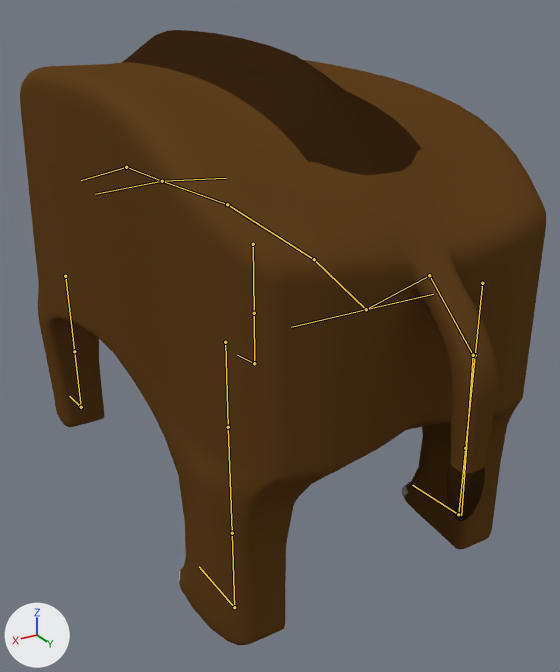
Two versions of the Blender file Assets/Resources/Models/Mobs/Boar/Boar.blend, one commit apart.
One viewpoint serves both versions: a 50 mm camera at (5.09, 10.17, 3.41) aimed at (-0.86, 0.25, -1.55). The axes (+X, +Y, +Z) are drawn at lower left. The lights are the same throughout. Both versions are drawn at frame 110 of the action 'Armature.002Action'; the numbers are the values there. The bones that bend it are drawn over the model as lines.
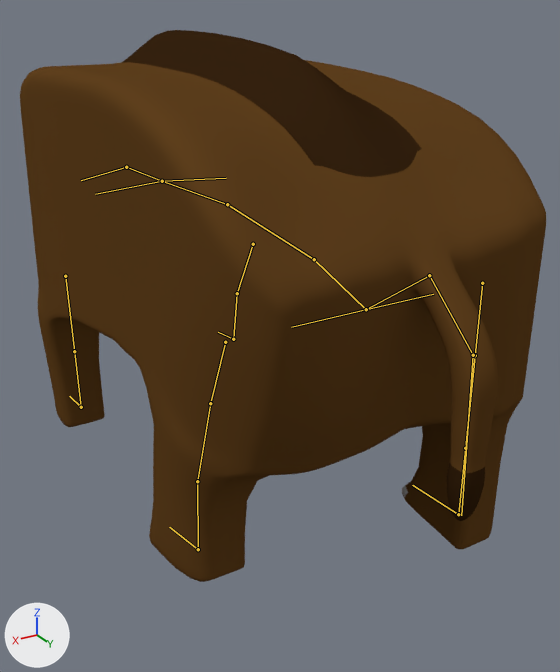
Location of each change, [x1, y1, x2, y2] in pixels of the pictures (560 x 672 px):
'Cube', posed (10% shorter): before [20, 30, 546, 645]; after [20, 30, 546, 582]
bone 'Bone.patte_arriere_haut_droit', root to tip: before (225, 342) to (228, 427); after (225, 342) to (210, 403)
bone 'Bone_patte_arriere_millieu_droit', root to tip: before (228, 427) to (232, 533); after (210, 403) to (197, 481)
bone 'Bone_patte_arriere_bas_droit', root to tip: before (232, 533) to (234, 607); after (197, 481) to (198, 549)
bone 'Bone_patte_arriere_pied_droit', root to tip: before (234, 607) to (199, 566); after (198, 549) to (169, 527)
bone 'Bone_patte_avant_millieu_gauche', root to tip: before (253, 244) to (254, 313); after (253, 244) to (237, 293)
bone 'Bone_patte_avant_bas_gauche', root to tip: before (254, 313) to (254, 363); after (237, 293) to (233, 339)
bone 'Bone_patte_avant_pied_gauche', root to tip: before (254, 363) to (237, 355); after (233, 339) to (218, 332)

The change, as a diff of the scene's bpy script:
```diff
--- a/Assets/Resources/Models/Mobs/Boar/Boar.blend.py
+++ b/Assets/Resources/Models/Mobs/Boar/Boar.blend.py
@@ bone_bone_patte_arriere_haut_droit @@
 bone_bone_patte_arriere_haut_droit = bpy.data.objects['Armature.002'].pose.bones['Bone.patte_arriere_haut_droit']  # child of 'Bone_centre_droite'
-bone_bone_patte_arriere_haut_droit.rotation_quaternion = (1.0, 0.001, 0.003, -0.001)  # degrees (0, 0, 0)
+bone_bone_patte_arriere_haut_droit.rotation_quaternion = (0.976, 0.147, 0.003, 0.159)  # degrees (17, -2, 18)
@@ bone_bone_patte_arriere_millieu_droit @@
 bone_bone_patte_arriere_millieu_droit = bpy.data.objects['Armature.002'].pose.bones['Bone_patte_arriere_millieu_droit']  # child of 'Bone.patte_arriere_haut_droit'
-bone_bone_patte_arriere_millieu_droit.rotation_quaternion = (1.0, 0.002, 0.005, -0.001)  # degrees (0, 1, 0)
+bone_bone_patte_arriere_millieu_droit.rotation_quaternion = (0.999, -0.015, 0.005, -0.041)  # degrees (-2, 1, -5)
@@ bone_bone_patte_arriere_bas_droit @@
 bone_bone_patte_arriere_bas_droit = bpy.data.objects['Armature.002'].pose.bones['Bone_patte_arriere_bas_droit']  # child of 'Bone_patte_arriere_millieu_droit'
-bone_bone_patte_arriere_bas_droit.rotation_quaternion = (1.0, -0.002, -0.004, 0.001)  # degrees (0, 0, 0)
+bone_bone_patte_arriere_bas_droit.rotation_quaternion = (0.991, -0.059, -0.005, -0.117)  # degrees (-7, -1, -13)
@@ bone_bone_patte_arriere_pied_droit @@
 bone_bone_patte_arriere_pied_droit = bpy.data.objects['Armature.002'].pose.bones['Bone_patte_arriere_pied_droit']  # child of 'Bone_patte_arriere_bas_droit'
-bone_bone_patte_arriere_pied_droit.rotation_quaternion = (1.0, 0.0, 0.0, -0.004)  # degrees (0, 0, -1)
+bone_bone_patte_arriere_pied_droit.rotation_quaternion = (0.991, 0.131, 0.0, -0.005)  # degrees (15, 0, -1)
@@ bone_bone_patte_avant_millieu_gauche @@
 bone_bone_patte_avant_millieu_gauche = bpy.data.objects['Armature.002'].pose.bones['Bone_patte_avant_millieu_gauche']  # child of 'Bone_centre_gauche.002'
-bone_bone_patte_avant_millieu_gauche.rotation_quaternion = (1.0, 0.0, 0.0, 0.0)  # degrees (0, 0, 0)
+bone_bone_patte_avant_millieu_gauche.rotation_quaternion = (0.966, 0.102, 0.0, 0.238)  # degrees (11, -3, 27)
@@ bone_bone_patte_avant_bas_gauche @@
 bone_bone_patte_avant_bas_gauche = bpy.data.objects['Armature.002'].pose.bones['Bone_patte_avant_bas_gauche']  # child of 'Bone_patte_avant_millieu_gauche'
-bone_bone_patte_avant_bas_gauche.rotation_quaternion = (1.0, 0.0, 0.0, 0.0)  # degrees (0, 0, 0)
+bone_bone_patte_avant_bas_gauche.rotation_quaternion = (0.985, -0.078, 0.0, -0.155)  # degrees (-9, -1, -18)
@@ bone_bone_patte_avant_pied_gauche @@
 bone_bone_patte_avant_pied_gauche = bpy.data.objects['Armature.002'].pose.bones['Bone_patte_avant_pied_gauche']  # child of 'Bone_patte_avant_bas_gauche'
-bone_bone_patte_avant_pied_gauche.rotation_quaternion = (1.0, 0.0, 0.0, 0.0)  # degrees (0, 0, 0)
+bone_bone_patte_avant_pied_gauche.rotation_quaternion = (0.996, 0.087, 0.0, 0.0)  # degrees (10, 0, 0)
```
